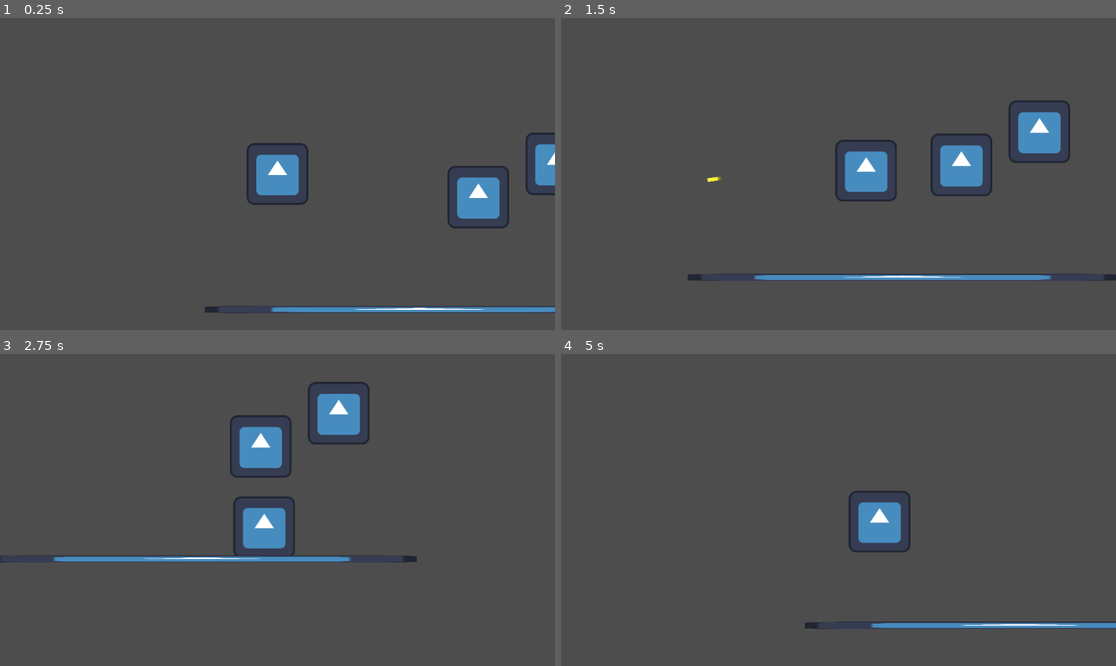
Above: before the commit, frames 1-4 (two rows, left to right).
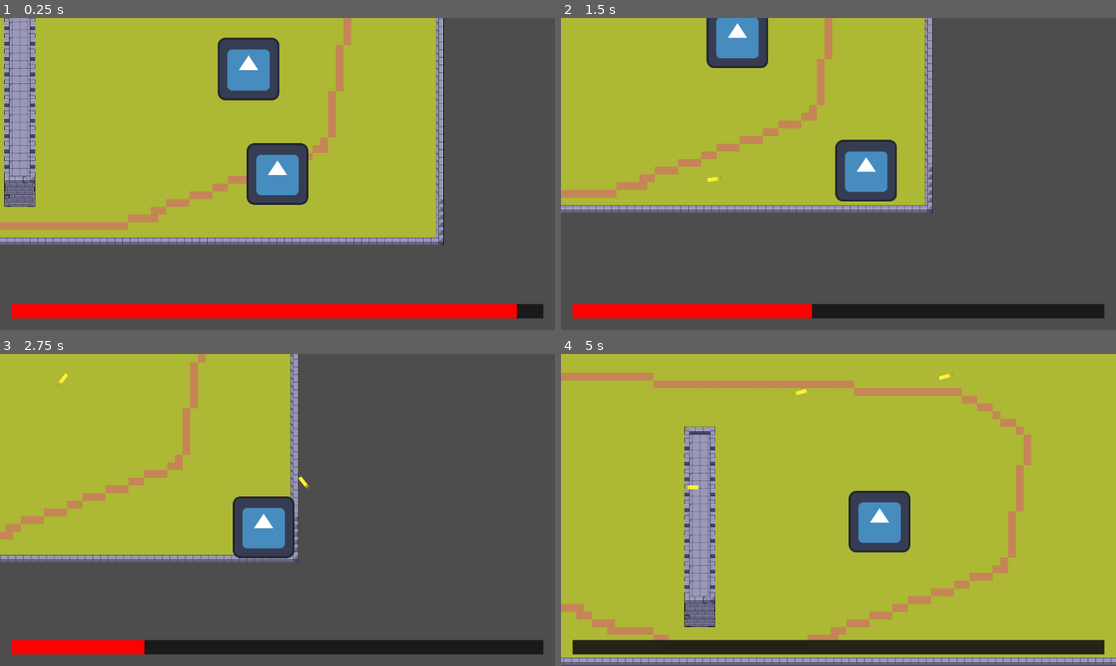
Above: after the commit, the same moments.

Repository: joseph-tighe/ricochet
Game: Godot game, scene res://lvl_1.tscn
Same seed, same stepped clock (60 frames per second), same inputs: the game is played once before the commit and once after it. Before the commit the project starts from res://node_2d.tscn. The engine's default icon, where the game draws it, is replaced by a stand-in: a white triangle on a blue panel in a dark square.
Inputs (mouse positions are in pixels of both pictures, inside the frame that each line leads up to):
- Up to frame 1 (0.25 s): no input
- Up to frame 2 (1.5 s): move the mouse to (960, 158) at 0.52 s; hold D 0.53-1.28 s; hold Space (shoot) 0.53-1.28 s; move the mouse to (727, 189) at 1.27 s; hold S from 1.28 s (still down); tap Space (shoot) at 1.35 s
- Up to frame 3 (2.75 s): move the mouse to (333, 441) at 2.02 s; release S at 2.03 s; hold D from 2.03 s (still down); hold Space (shoot) from 2.03 s (still down)
- Up to frame 4 (5 s): move the mouse to (810, 572) at 2.77 s; release D at 2.78 s; release Space (shoot) at 2.78 s; hold W 2.78-3.53 s; tap Space (shoot) at 2.85, 4.35 s; move the mouse to (1005, 556) at 3.52 s; hold Space (shoot) 3.53-4.28 s; hold A from 3.53 s (still down); move the mouse to (672, 463) at 4.27 s

The runs differ from the first frame. In frame 1, 61% of the frame differs, in the area x 0-100%, y 0-97%; in frame 2, 47%; in frame 3, 40%; in frame 4, 97%, in the area x 0-100%, y 0-100%.

Commit message:
health bar

Diff:
--- /dev/null
+++ b/UI.gd
@@ -0,0 +1,12 @@
+extends Node2D
+@export var bar : PackedScene
+
+func _ready() -> void:
+	spawn()
+
+func _physics_process(delta: float) -> void:
+	pass
+
+func spawn() -> void:
+	var ui = bar.instantiate()
+	get_tree().current_scene.add_child.call_deferred(ui)
--- /dev/null
+++ b/health.gd
@@ -0,0 +1,17 @@
+extends ColorRect
+
+const MAX_HEALTH := 20.0
+const HORIZONTAL_MARGIN := 24.0
+
+# Called when the node enters the scene tree for the first time.
+func _ready() -> void:
+	pass # Replace with function body.
+
+
+# Called every frame. 'delta' is the elapsed time since the previous frame.
+func _process(delta: float) -> void:
+	var player = get_tree().get_first_node_in_group("player")
+	if player != null:
+		var health_ratio := clampf(player.health / MAX_HEALTH, 0.0, 1.0)
+		var available_width := get_viewport_rect().size.x - HORIZONTAL_MARGIN * 2.0
+		size.x = available_width * health_ratio
--- /dev/null
+++ b/healthBar.tscn
@@ -0,0 +1,29 @@
+[gd_scene load_steps=2 format=3 uid="uid://p36u4xvowucm"]
+
+[ext_resource type="Script" uid="uid://dj7e8w0epa2dt" path="res://health.gd" id="1_k3ni6"]
+
+[node name="HealthHUD" type="CanvasLayer"]
+
+[node name="Background" type="ColorRect" parent="."]
+anchors_preset = 12
+anchor_top = 1.0
+anchor_right = 1.0
+anchor_bottom = 1.0
+offset_left = 24.0
+offset_top = -54.0
+offset_right = -24.0
+offset_bottom = -24.0
+color = Color(0.08, 0.08, 0.08, 0.9)
+
+[node name="HealthFill" type="ColorRect" parent="."]
+anchors_preset = 12
+anchor_top = 1.0
+anchor_right = 1.0
+anchor_bottom = 1.0
+offset_left = 24.0
+offset_top = -54.0
+offset_right = -24.0
+offset_bottom = -24.0
+grow_horizontal = 2
+color = Color(1, 0, 0, 1)
+script = ExtResource("1_k3ni6")
--- a/player.tscn
+++ b/player.tscn
@@ -1,24 +1,33 @@
-[gd_scene load_steps=0 format=3 uid="uid://yl6rjet3so5n"]
+[gd_scene load_steps=7 format=3 uid="uid://ccgsa4nkswjt8"]
 
 [ext_resource type="Script" uid="uid://ybmqsyq5qadj" path="res://character_body_2d.gd" id="1_i3pqv"]
 [ext_resource type="PackedScene" uid="uid://5esjwkfh1i8y" path="res://bullet.tscn" id="2_hqtel"]
 [ext_resource type="Texture2D" uid="uid://c01cmjanjkj66" path="res://icon.svg" id="3_sweqy"]
+[ext_resource type="Script" uid="uid://c5pj1vh036cyl" path="res://UI.gd" id="4_sweqy"]
+[ext_resource type="PackedScene" uid="uid://p36u4xvowucm" path="res://healthBar.tscn" id="5_2hs0m"]
 
 [sub_resource type="RectangleShape2D" id="RectangleShape2D_2hs0m"]
 size = Vector2(112, 115)
 
-[node name="Player" type="Node2D" unique_id=1599162917]
+[node name="Player" type="Node2D"]
 
-[node name="CharacterBody2D" type="CharacterBody2D" parent="." unique_id=1011545928 groups=["player"]]
+[node name="CharacterBody2D" type="CharacterBody2D" parent="." groups=["player"]]
 script = ExtResource("1_i3pqv")
 Bullet = ExtResource("2_hqtel")
 
-[node name="CollisionShape2D" type="CollisionShape2D" parent="CharacterBody2D" unique_id=2132208756]
+[node name="CollisionShape2D" type="CollisionShape2D" parent="CharacterBody2D"]
 shape = SubResource("RectangleShape2D_2hs0m")
 
-[node name="Sprite2D" type="Sprite2D" parent="CharacterBody2D" unique_id=982401261]
+[node name="Sprite2D" type="Sprite2D" parent="CharacterBody2D"]
 texture = ExtResource("3_sweqy")
 
-[node name="Marker2D" type="Marker2D" parent="CharacterBody2D" unique_id=1867864050]
+[node name="Marker2D" type="Marker2D" parent="CharacterBody2D"]
 
-[node name="CooldownTimer" type="Timer" parent="CharacterBody2D" unique_id=2147283976]
+[node name="CooldownTimer" type="Timer" parent="CharacterBody2D"]
+
+[node name="Node2D" type="Node2D" parent="."]
+script = ExtResource("4_sweqy")
+bar = ExtResource("5_2hs0m")
+
+[node name="Marker2D" type="Marker2D" parent="Node2D"]
+position = Vector2(5, -84)
--- a/project.godot
+++ b/project.godot
@@ -15,7 +15,7 @@
 [application]
 
 config/name="bounceback"
-run/main_scene="uid://brm8ti1a6l5yl"
+run/main_scene="uid://dx34ov7fiartw"
 config/features=PackedStringArray("4.7", "GL Compatibility")
 config/icon="res://icon.svg"
 
Not shown, added: UI.gd.uid
Not shown, added: health.gd.uid
Not shown: 1 places in lvl_1.tscn that only renumber resources
